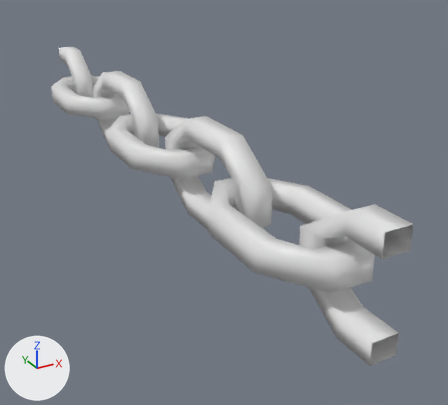
The FBX model Imbroglio/Assets/Models/Chain.fbx, before and after one commit.
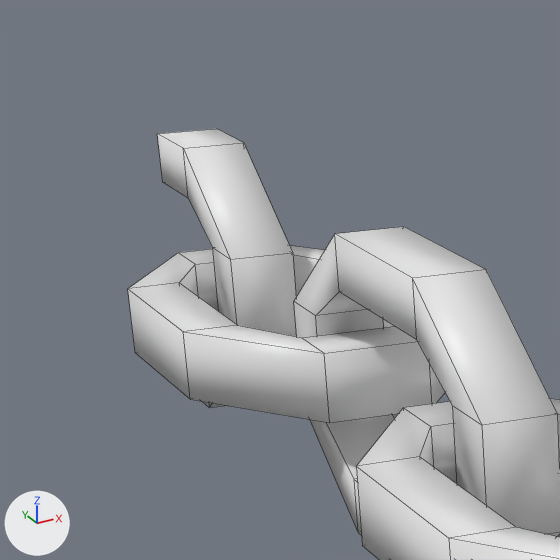
Each version is shown whole from a camera (50 mm lens) standing at (-1.4, -3.32, 1.17) and looking at (0.26, -0.31, -0.33), then close up on the part from 4% to 35% of the width and 4% to 38% of the height. Arrows for +X, +Y and +Z are at lower left; the lights stay in place. The close-ups show mesh edges as thin lines. Objects named as collision shapes, trigger or cutter boxes, shadow casters or lower levels of detail are left out.

Objects in the first close-up: 'Chain_LOD0'.
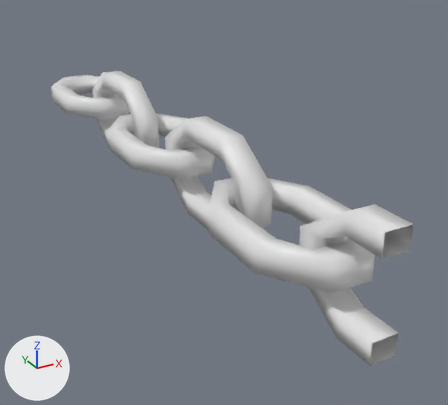
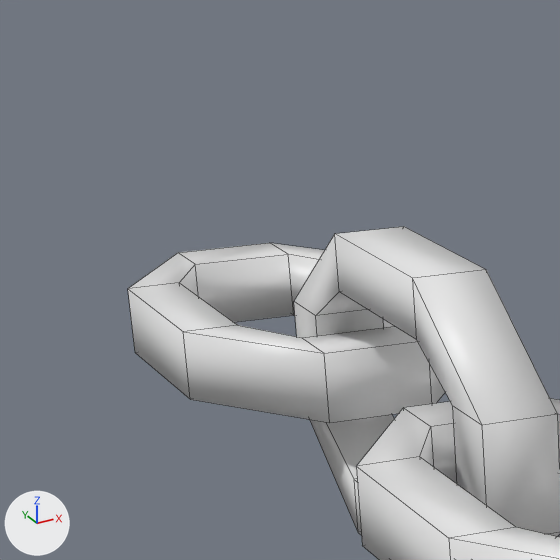
The change, as a list of edits to the scene's bpy script:
```text
Change me_cube:
    where me_cube.from_pydata(...)  # 208 vertices, 200 faces; spans x -0.27..0.27, y -1.98..1.98, z -0.27..0.27
    used by ob_chain_lod0; location = (0.0, 0.0, 0.0)
    me_cube part 1: the loose piece of 24 vertices spanning x -0.06..0.06, y 1.52..1.98, z -0.27..0.27 is deleted
```

Pixel boxes (x1, y1, x2, y2) of what changed, in the close-ups (560 x 560 px):
'Chain_LOD0', reshaped: before (128, 129, 560, 560); after (128, 227, 560, 560)
part 1 of me_cube, deleted: before (158, 129, 297, 408)
